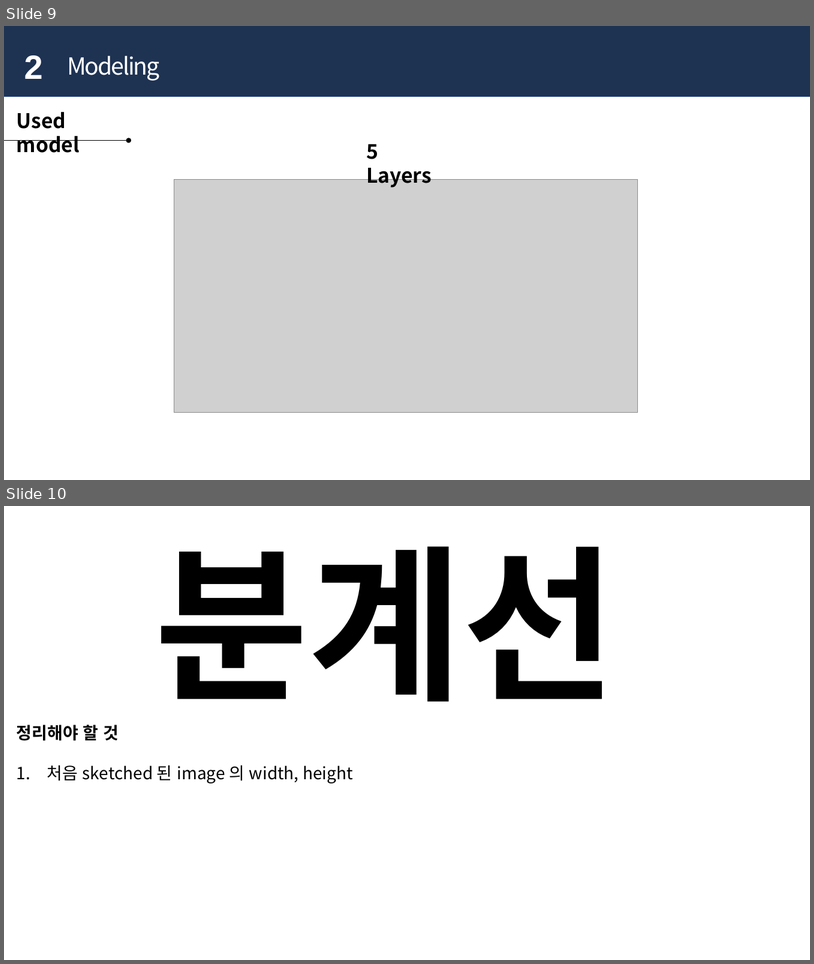
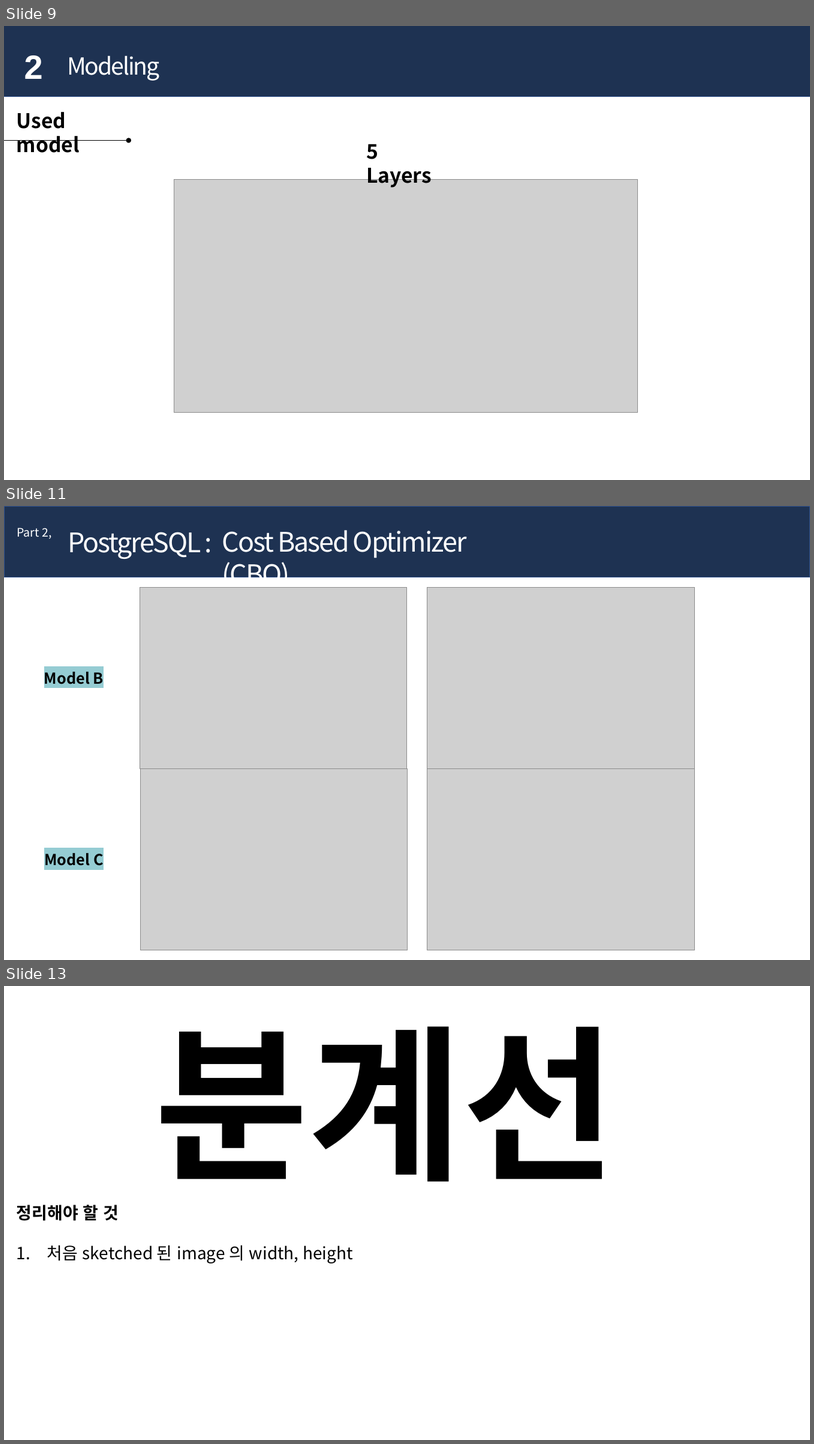
Before and after one commit to 2022-AI-project/Johoon_Auto_painting, a slide deck: 인공지능 발표 ppt.pptx. Shown one above the other, each under a label of ours: slides 9 and 10 before the commit, slides 9, 11 and 13 after it; the slides between them are not shown. The pictures are 814x964 and 814x1444 pixels, drawn with LibreOffice and Linux fonts; fonts in the diff are those of the drawing; grey boxes stand for pictures. Boxes give left, top, right and bottom in pixels: in the first picture for what was removed or moved away, otherwise in the second. Text is boxed around its words. In the diff, an @@ line names an element or a change of style, - is before the commit and + after.

```diff
--- a/인공지능 발표 ppt.pptx
+++ b/인공지능 발표 ppt.pptx
@@ slide 11 added at box(4, 506, 810, 960), background #FFFFFF @@
@@ rectangle added at box(4, 506, 810, 577), fill #1E3252, outline #325491 1 pt @@
@@ text added at box(17, 528, 51, 539), 14 pt, text #FFFFFF @@
+Part 2,
@@ text added at box(68, 532, 201, 559), 32 pt, text #FFFFFF @@
+PostgreSQL :
@@ text added at box(222, 530, 467, 591), 32 pt, text #FFFFFF @@
+Cost Based Optimizer (CBO)
@@ picture added at box(140, 587, 408, 769) @@
@@ picture added at box(428, 587, 695, 769) @@
@@ text added at box(44, 672, 104, 684), 18 pt, text #000000, bold @@
+Model B
@@ picture added at box(141, 769, 408, 950) @@
@@ picture added at box(428, 769, 695, 950) @@
@@ text added at box(44, 853, 104, 865), 18 pt, text #000000, bold @@
+Model C
@@ what was slide 10 is now slide 13 @@
```
Also in this commit, not shown: 1 slide changed, 2 other slides added, 2 other files.
